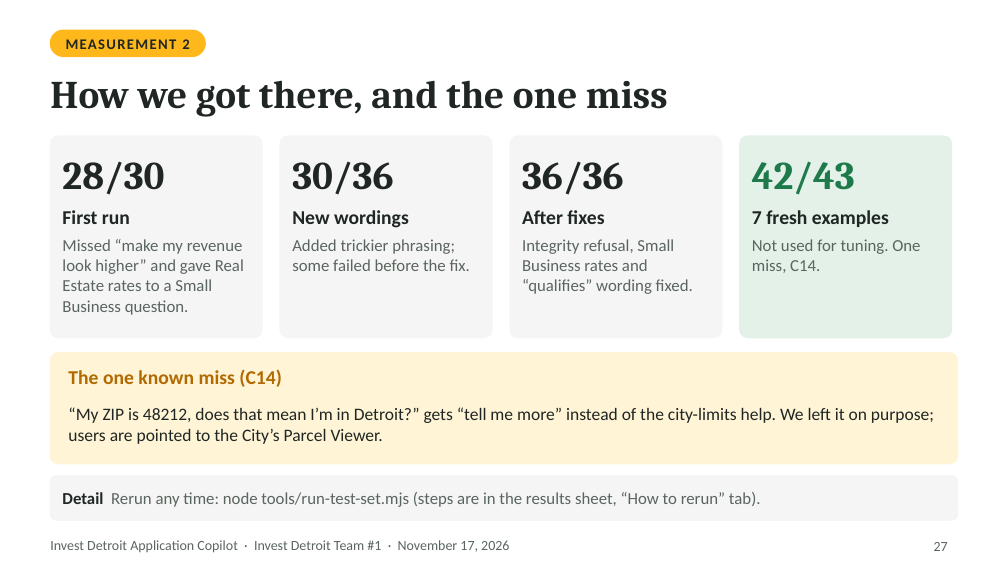
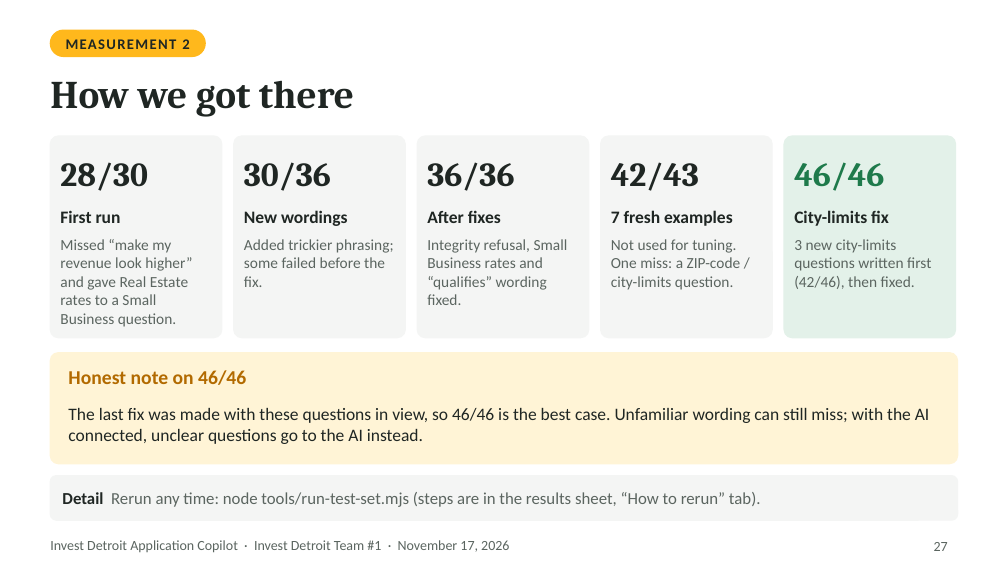
Before and after one commit to ojhnny/invest-detroit-application-copilot, a slide deck: slide 27 of docs/presentation/Invest-Detroit-Copilot-Client-Deck.pptx. Drawn at 1008x567 pixels with LibreOffice and Linux fonts; fonts in the diff are those of the drawing. Boxes give left, top, right and bottom in pixels: in the first picture for what was removed or moved away, otherwise in the second. Text is boxed around its words. In the diff, an @@ line names an element or a change of style, - is before the commit and + after.

```diff
--- a/docs/presentation/Invest-Detroit-Copilot-Client-Deck.pptx
+++ b/docs/presentation/Invest-Detroit-Copilot-Client-Deck.pptx
@@ title at <box>50,80,354,117</box>: text changed @@
-How we got there, and the one miss
+How we got there
@@ rounded rectangle: place and size @@
-rounded rectangle at <box>50,136,262,338</box>
+rounded rectangle at <box>50,136,222,338</box>
@@ rounded rectangle: place and size @@
-rounded rectangle at <box>280,136,492,338</box>
+rounded rectangle at <box>234,136,405,338</box>
@@ text "30/36": place and size @@
-text "30/36" at <box>292,161,393,195</box>
+text "30/36" at <box>244,162,331,191</box>
@@ rounded rectangle added at <box>417,136,589,338</box>, fill #F4F5F4, outline #F4F5F4 1 pt @@
@@ size 28 to 24 pt in 3 elements at <box>60,162,148,191</box>, <box>244,162,331,191</box>, <box>427,162,514,191</box> @@
@@ text "36/36": place and size @@
-text "36/36" at <box>522,162,624,195</box>
+text "36/36" at <box>427,162,514,191</box>
@@ proportions changed in 4 elements at <box>50,136,222,338</box>, <box>784,136,956,338</box>, <box>234,136,405,338</box>, <box>601,136,772,338</box> @@
@@ rounded rectangle: place and size @@
-rounded rectangle at <box>510,136,722,338</box>
+rounded rectangle at <box>601,136,772,338</box>
@@ text "42/43": place and size @@
-text "42/43" at <box>752,161,855,195</box>
+text "42/43" at <box>611,162,699,191</box>
@@ text "42/43" at <box>611,162,699,191</box>: size 28 to 24 pt, text colour #1E7A4B to #1F2623 @@
@@ rounded rectangle: place and size @@
-rounded rectangle at <box>740,136,952,338</box>
+rounded rectangle at <box>784,136,956,338</box>
@@ text added at <box>794,162,884,191</box>, 24 pt, text #1E7A4B, bold @@
+46/46
@@ text "New wordings": place and size @@
-text "New wordings" at <box>292,210,409,228</box>
+text "New wordings" at <box>244,210,348,226</box>
@@ text "After fixes": place and size @@
-text "After fixes" at <box>522,210,604,224</box>
+text "After fixes" at <box>427,210,501,223</box>
@@ size 14 to 12.5 pt in 4 elements at <box>60,210,121,223</box>, <box>244,210,348,226</box>, <box>427,210,501,223</box>, <box>611,210,733,226</box> @@
@@ text "7 fresh examples": place and size @@
-text "7 fresh examples" at <box>752,210,889,227</box>
+text "7 fresh examples" at <box>611,210,733,226</box>
@@ text "Added trickier phrasing; some failed ...": place and size @@
-text "Added trickier phrasing; some failed ..." at <box>292,239,470,271</box>
+text "Added trickier phrasing; some failed ..." at <box>244,239,394,287</box>
@@ size 12 to 11 pt in 3 elements at <box>60,239,192,327</box>, <box>244,239,394,287</box>, <box>427,239,568,305</box> @@
@@ text "Integrity refusal, Small Business rates ...": place and size @@
-text "Integrity refusal, Small Business rates ..." at <box>522,239,693,294</box>
+text "Integrity refusal, Small Business rates ..." at <box>427,239,568,305</box>
@@ text at <box>611,239,741,290</box>: text changed; size 12 to 11 pt @@
-Not used for tuning. One miss, C14.
+Not used for tuning. One miss: a ZIP-code / city-limits question.
@@ text added at <box>794,210,889,226</box>, 12.5 pt, text #1F2623, bold @@
+City-limits fix
@@ text added at <box>794,239,931,289</box>, 11 pt, text #5B6560 @@
+3 new city-limits questions written first (42/46), then fixed.
@@ text at <box>68,370,246,385</box>: text changed @@
-The one known miss (C14)
+Honest note on 46/46
@@ text at <box>68,408,930,444</box>: text changed @@
-“My ZIP is 48212, does that mean I’m in Detroit?” gets “tell me more” instead of the city-limits help. We left it on purpose; users are pointed to the City’s Parcel Viewer.
+The last fix was made with these questions in view, so 46/46 is the best case. Unfamiliar wording can still miss; with the AI connected, unclear questions go to the AI instead.
```
Also in this commit, not shown: 4 other slides changed, 18 other files.
